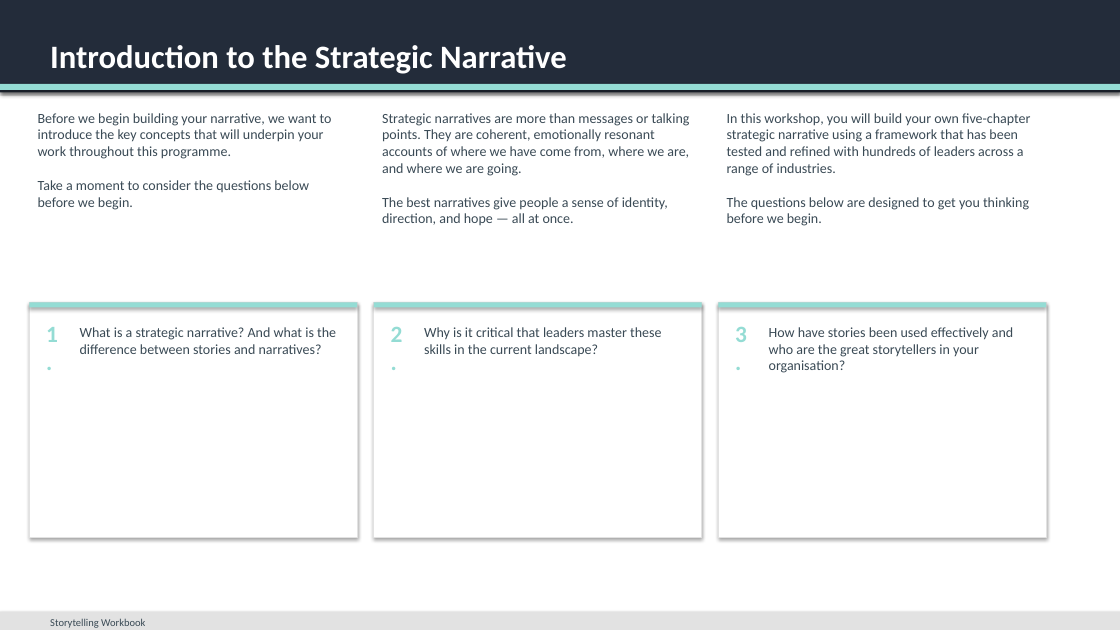
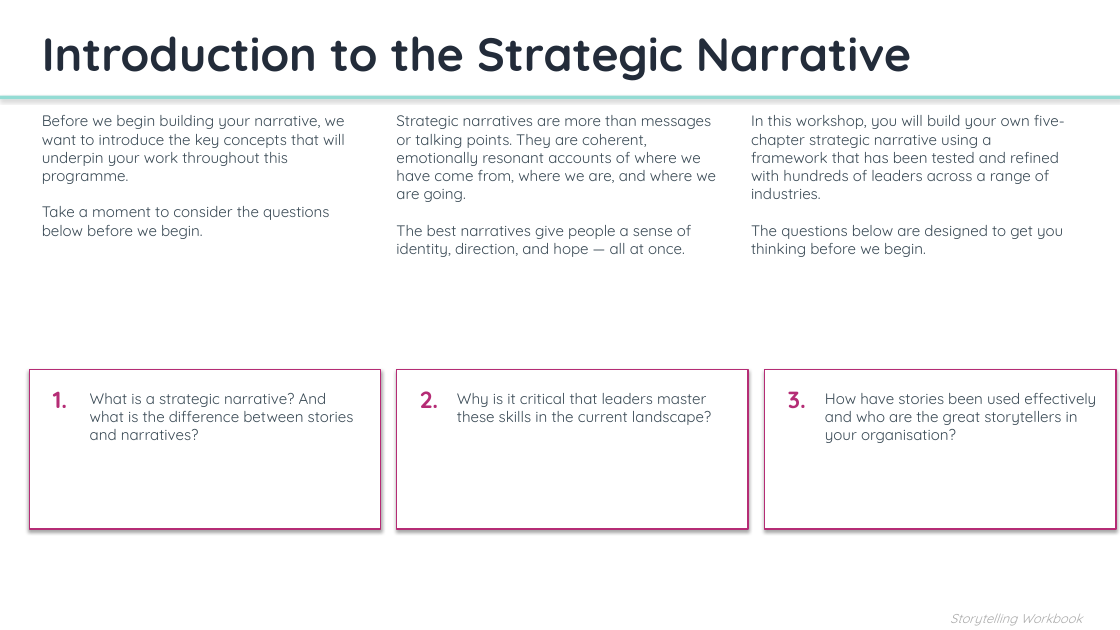
Before and after one commit to Storytelling-Workbook/Interactive-session, a slide deck: slide 3 of Storytelling_Workbook.pptx. Drawn at 1120x630 pixels with LibreOffice and Linux fonts; fonts in the diff are those of the drawing. Boxes give left, top, right and bottom in pixels: in the first picture for what was removed or moved away, otherwise in the second. Text is boxed around its words. In the diff, an @@ line names an element or a change of style, - is before the commit and + after.

```diff
--- a/Storytelling_Workbook.pptx
+++ b/Storytelling_Workbook.pptx
@@ rectangle removed at [0, 0, 1120, 92] @@
@@ text "Introduction to the Strategic Narrative": place and size @@
-text "Introduction to the Strategic Narrative" at [50, 45, 567, 74]
+text "Introduction to the Strategic Narrative" at [42, 36, 911, 81]
@@ text "Introduction to the Strategic Narrative" at [42, 36, 911, 81]: size 28 to 40 pt, font Calibri to Quicksand, text colour #FFFFFF to #232C3A @@
@@ rectangle: place and size @@
-rectangle at [0, 84, 1120, 90]
+rectangle at [0, 96, 1120, 99]
@@ text "Strategic narratives are more than ...": place and size @@
-text "Strategic narratives are more than ..." at [382, 113, 690, 225]
+text "Strategic narratives are more than ..." at [396, 115, 716, 257]
@@ text "In this workshop, you will ...": place and size @@
-text "In this workshop, you will ..." at [727, 113, 1030, 226]
+text "In this workshop, you will ..." at [751, 115, 1065, 257]
@@ rectangle removed at [374, 302, 702, 308] @@
@@ rectangle removed at [718, 302, 1046, 538] @@
@@ rectangle removed at [718, 302, 1046, 308] @@
@@ rectangle at [29, 370, 381, 529]: outline #E2E2E2 0.75 pt to #B52C75 1.5 pt @@
@@ rectangle: place and size @@
-rectangle at [29, 302, 357, 538]
+rectangle at [29, 370, 381, 529]
@@ text "1.": place and size @@
-text "1." at [46, 327, 58, 342]
+text "1." at [53, 391, 67, 408]
@@ text "What is a strategic narrative? ...": place and size @@
-text "What is a strategic narrative? ..." at [80, 327, 336, 354]
+text "What is a strategic narrative? ..." at [90, 393, 354, 440]
@@ rectangle: place and size @@
-rectangle at [29, 302, 357, 308]
+rectangle at [397, 370, 748, 529]
@@ rectangle at [397, 370, 748, 529]: fill #94DCD4 to #FFFFFF; outline none to #B52C75 1.5 pt @@
@@ text "2.": place and size @@
-text "2." at [391, 327, 403, 342]
+text "2." at [420, 391, 438, 408]
@@ text "Why is it critical that ...": place and size @@
-text "Why is it critical that ..." at [424, 327, 661, 356]
+text "Why is it critical that ..." at [457, 393, 711, 425]
@@ rectangle: place and size @@
-rectangle at [374, 302, 702, 538]
+rectangle at [765, 370, 1116, 529]
@@ rectangle at [765, 370, 1116, 529]: outline #E2E2E2 0.75 pt to #B52C75 1.5 pt @@
@@ font Calibri to Quicksand, text colour #94DCD4 to #B52C75 in 3 elements at [53, 391, 67, 408], [420, 391, 438, 408], [788, 391, 806, 409] @@
@@ text "3.": place and size @@
-text "3." at [735, 327, 747, 342]
+text "3." at [788, 391, 806, 409]
@@ size 12 to 13 pt, font Calibri to Quicksand in 6 elements at [42, 115, 345, 239], [396, 115, 716, 257], [751, 115, 1065, 257], [90, 393, 354, 440], [457, 393, 711, 425], [825, 393, 1096, 443] @@
@@ text "How have stories been used ...": place and size @@
-text "How have stories been used ..." at [769, 327, 1013, 373]
+text "How have stories been used ..." at [825, 393, 1096, 443]
@@ text "Storytelling Workbook": place and size @@
-text "Storytelling Workbook" at [50, 618, 145, 628]
+text "Storytelling Workbook" at [950, 614, 1083, 626]
@@ text "Storytelling Workbook" at [950, 614, 1083, 626]: size 9 to 11 pt, font Calibri to Quicksand, text colour #3A4A55 to #AAAAAA, italic on; alignment left to right @@
@@ rectangle removed at [0, 612, 1120, 630] @@
```
Also in this commit, not shown: 23 other slides changed.
